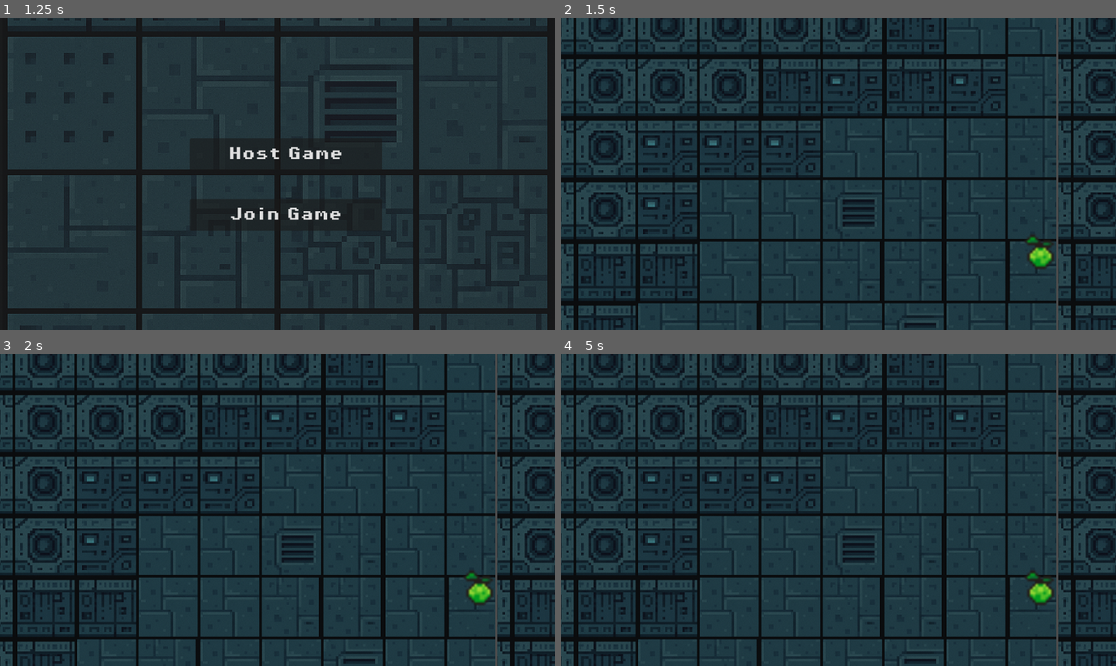
Above: before the commit, frames 1-4 (two rows, left to right).
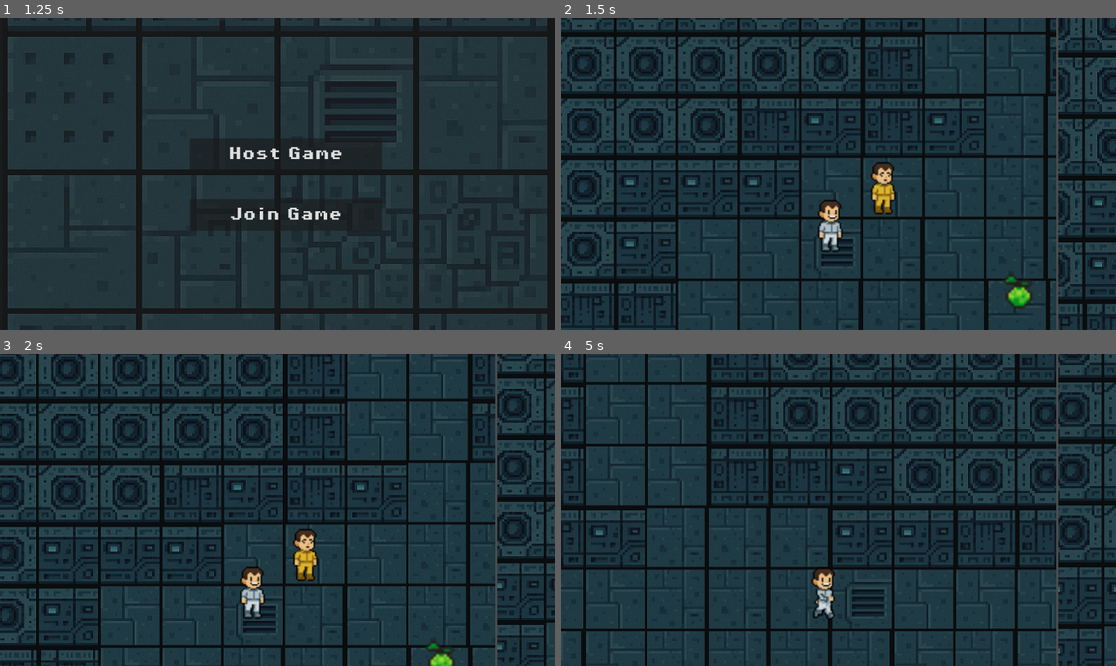
Above: after the commit, the same moments.

Repository: FlavienVa/Kill_The_Mickey
Game: Godot game, scene res://scenes/main_menu.tscn
The game is run twice, just before and just after one commit, with the same random seed, the same clock (stepped at 60 frames per second) and the same inputs.
Inputs:
- Up to frame 1 (1.25 s): tap Enter at 0.5 s; hold D (p1_move_right) from 0.53 s (still down); tap E (interact, bound only before the commit) at 0.6 s; tap W (p1_move_up) at 0.77 s; tap Shift (player2_interact, bound only after the commit) at 0.8 s
- Up to frame 2 (1.5 s): release D (p1_move_right) at 1.25 s; click "Host Game" at 1.25 s
- Up to frame 3 (2 s): no input
- Up to frame 4 (5 s): hold D (p1_move_right) 2.03-2.78 s; tap Shift (player2_interact, bound only after the commit) at 2.1, 3.05, 4.55 s; tap W (p1_move_up) at 2.27, 3.77, 4.52 s; tap E (interact, bound only before the commit) at 2.3, 2.85, 3.8 s; hold A (p1_move_left) 2.78-3.53 s; hold D (p1_move_right) from 3.53 s (still down); tap Q (p1_attack) at 3.6 s; tap / (p2_attack) at 4.35 s

Frame 1 is identical in both runs. In frame 2, 35% of the frame differs, in the area x 0-100%, y 0-100%; in frame 3, 40%; in frame 4, 40%.
Error before the commit: Parse Error: Identifier "deaths" not declared in the current scope. (res://scripts/player.gd:250)

Commit message:
interaction semi-fixed (still wierd with doors and hiding spot)

Diff:
--- a/project.godot
+++ b/project.godot
@@ -18,6 +18,8 @@
 [autoload]
 
 MultiplayerManager="*res://scripts/Multiplayer/multiplayer_manager.gd"
+PlayerManager="*res://scripts/player_manager.gd"
+InteractionManager="*res://scenes/InteractionManager.tscn"
 
 [display]
 
@@ -54,7 +56,7 @@
 "deadzone": 0.2,
 "events": []
 }
-interact={
+player1_interact={
 "deadzone": 0.2,
 "events": [Object(InputEventKey,"resource_local_to_scene":false,"resource_name":"","device":-1,"window_id":0,"alt_press …(192 unchanged characters)…
 ]
@@ -89,6 +91,11 @@
 "events": [Object(InputEventKey,"resource_local_to_scene":false,"resource_name":"","device":-1,"window_id":0,"alt_press …(191 unchanged characters)…
 ]
 }
+player2_interact={
+"deadzone": 0.2,
+"events": [Object(InputEventKey,"resource_local_to_scene":false,"resource_name":"","device":-1,"window_id":0,"alt_pressed":false,"shift_pressed":false,"ctrl_pressed":false,"meta_pressed":false,"pressed":false,"keycode":0,"physical_keycode":4194325,"key_label":0,"unicode":0,"location":0,"echo":false,"script":null)
+]
+}
 
 [rendering]
 
--- a/scenes/game.tscn
+++ b/scenes/game.tscn
@@ -1,7 +1,6 @@
-[gd_scene load_steps=22 format=4 uid="uid://bkfgf4vgexmva"]
+[gd_scene load_steps=21 format=4 uid="uid://bkfgf4vgexmva"]
 
 [ext_resource type="Script" uid="uid://0h6uwl1ghtep" path="res://scripts/game_manager.gd" id="1_iywne"]
-[ext_resource type="PackedScene" uid="uid://bndpgu0c7tlr6" path="res://scenes/player.tscn" id="1_uwrxv"]
 [ext_resource type="Texture2D" uid="uid://bj1qh2bal1t32" path="res://assets/sprites/tilesetSpaceship.png" id="2_p57ef"]
 [ext_resource type="PackedScene" uid="uid://rv0632prr6s5" path="res://scenes/knife.tscn" id="3_lnu2h"]
 [ext_resource type="Texture2D" uid="uid://d0n1gp7rgtmll" path="res://assets/sprites/lavapit.png" id="4_p57ef"]
@@ -10,12 +9,13 @@
 [ext_resource type="PackedScene" uid="uid://bhvw5cvcxc3xb" path="res://scenes/enemy.tscn" id="8_gee14"]
 [ext_resource type="Texture2D" uid="uid://bpokv0lviygyq" path="res://assets/sprites/pixil-frame-0(1).png" id="9_0tnpc"]
 [ext_resource type="PackedScene" uid="uid://owidbxma4otx" path="res://scenes/apple.tscn" id="9_vtaks"]
-[ext_resource type="AudioStream" uid="uid://cthmgabicgty8" path="res://assets/music/Main.wav" id="11_kvpfn"]
+[ext_resource type="AudioStream" uid="uid://iqg3tey1tqkx" path="res://assets/music/Main.wav" id="11_kvpfn"]
 [ext_resource type="PackedScene" uid="uid://bk5iakrpnrpyt" path="res://scenes/doors.tscn" id="13_kvuet"]
 [ext_resource type="PackedScene" uid="uid://cfm5nyb3t8ahb" path="res://scenes/crowbar.tscn" id="14_trtic"]
 [ext_resource type="PackedScene" uid="uid://dls2xqjfcxx86" path="res://scenes/hammer.tscn" id="15_ssvqc"]
 [ext_resource type="PackedScene" uid="uid://cumm6dxprl30w" path="res://scenes/baton.tscn" id="16_264po"]
 [ext_resource type="PackedScene" uid="uid://brfu4jmxlth7m" path="res://scenes/axe.tscn" id="17_1kice"]
+[ext_resource type="PackedScene" uid="uid://bndpgu0c7tlr6" path="res://scenes/player.tscn" id="17_rysoc"]
 [ext_resource type="PackedScene" uid="uid://coimyhssbkv7n" path="res://scenes/wrench.tscn" id="18_5newe"]
 
 [sub_resource type="TileSetAtlasSource" id="TileSetAtlasSource_u5sy4"]
@@ -130,7 +130,7 @@
 position = Vector2(1269, -367)
 
 [node name="HidingSpot" parent="." instance=ExtResource("8_dinhu")]
-position = Vector2(3092, 73)
+position = Vector2(2730, 31)
 
 [node name="Enemy" parent="." instance=ExtResource("8_gee14")]
 position = Vector2(5606, -368)
@@ -185,5 +185,7 @@
 [node name="wrench" parent="." instance=ExtResource("18_5newe")]
 position = Vector2(7866, -2026)
 
-[connection signal="pressed" from="MultiplayerHUB/Panel/VBoxContainer/HostGame" to="GameManager" method="become_host"]
-[connection signal="pressed" from="MultiplayerHUB/Panel/VBoxContainer/JoinGame" to="GameManager" method="join_game"]
+[node name="Player2" parent="." instance=ExtResource("17_rysoc")]
+position = Vector2(384, -459)
+
+[node name="Player1" parent="." instance=ExtResource("17_rysoc")]
--- a/scripts/door.gd
+++ b/scripts/door.gd
@@ -22,7 +22,8 @@
 	interaction_area.interact = Callable(self, "_open")
 
 func _open():
-	if InteractionManager.player and not is_destroyed:
+	var player = interaction_area.current_player
+	if player and not is_destroyed:
 		if not is_open and player.has_method("is_smart") and player.is_smart():
 			# Open the door
 			is_open = true
--- a/scripts/game_manager.gd
+++ b/scripts/game_manager.gd
@@ -1,6 +1,6 @@
 extends Node
 
-@onready var label = $GridContainer/SubViewportContainer/SubViewport/Camera2D/DeathCounterLabel
+#@onready var label = $GridContainer/SubViewportContainer/SubViewport/Camera2D/DeathCounterLabel
 
 
 
--- a/scripts/hiding_spot.gd
+++ b/scripts/hiding_spot.gd
@@ -3,7 +3,6 @@
 @onready var interaction_area = $"Interaction Area"
 @onready var sprite = $AnimatedSprite2D
 @onready var hide_timer = $HideTimer
-@onready var player = get_tree().get_first_node_in_group("player")
 
 
 var is_hiding := false
@@ -16,14 +15,15 @@
 	hide_timer.timeout.connect(_on_hide_timer_timeout)
 
 func _hide():
-	if InteractionManager.player and player.has_method("is_shy") and player.is_shy():
+	var player = interaction_area.current_player
+	if player and player.has_method("is_shy") and player.is_shy():
 		if not is_hiding:
 			# Start hiding
 			is_hiding = true
 
 			# Hide the player
-			InteractionManager.playerSprite.visible = false
-			InteractionManager.player.set_physics_process(false)
+			#InteractionManager.playerSprite.visible = false
+			player.set_physics_process(false)
 
 			# Start the hide timer
 			hide_timer.start()
@@ -32,10 +32,11 @@
 			_unhide_player()
 
 func _unhide_player():
-	if InteractionManager.player:
+	var player = interaction_area.current_player
+	if player:
 		# Show the player again
-		InteractionManager.playerSprite.visible = true
-		InteractionManager.player.set_physics_process(true)
+		#InteractionManager.playerSprite.visible = true
+		player.set_physics_process(true)
 		is_hiding = false
 		hide_timer.stop()
 
--- a/scripts/interaction_area.gd
+++ b/scripts/interaction_area.gd
@@ -3,11 +3,14 @@
 
 @export var action_name: String = "interact"
 var interact: Callable = func(): pass
+var current_player: Node2D
 
 func _on_body_entered(body):
 	if body.is_in_group("player"):
 		InteractionManager.register_area(self, body)
+		current_player = body
 
 func _on_body_exited(body):
 	if body.is_in_group("player"):
 		InteractionManager.unregister_area(self, body)
+		current_player = null
--- a/scripts/interaction_manager.gd
+++ b/scripts/interaction_manager.gd
@@ -51,15 +51,15 @@
 
 	# Display label for the closest interaction
 	if closest_area and closest_player:
-		print("label show")
+		#print("label show")
 		label.text = base_text + closest_area.action_name
 		label.global_position = closest_area.global_position
-		print(label.global_position)
+		#print(label.global_position)
 		label.global_position.y -= 100
 		label.global_position.x -= label.size.x / 2
 		label.show()
 	else:
-		print("label hide")
+		#print("label hide")
 		label.hide()
 
 func _sort_by_distance_to_player(area1, area2, player):
@@ -68,6 +68,7 @@
 	return area1_to_player < area2_to_player
 
 func handle_player_interaction(player: Node):
+	print("handle player interaction called")
 	if not player_can_interact.get(player, true):
 		return
 
--- a/scripts/knife.gd
+++ b/scripts/knife.gd
@@ -14,6 +14,6 @@
 
 
 func _collect_object():
-	InteractionManager.player.has_knife = true
-	_pickup(InteractionManager.player)
+	interaction_area.current_player.has_knife = true
+	_pickup(interaction_area.current_player)
 	queue_free()
--- a/scripts/player.gd
+++ b/scripts/player.gd
@@ -22,6 +22,8 @@
 var weapon_target_rotation: float = 0.0
 var weapon_rotation_speed: float = 20.0  # Increase for faster transition
 
+var deaths = 0
+var fluid_left = 4
 
 @onready var _animated_sprite := $AnimatedSprite2D
 
@@ -50,6 +52,12 @@
 	initial_position = position
 	# Add the player to the "player" group
 	add_to_group("player")
+	if name == "Player1":
+		PlayerManager.register_player(self, 1)
+	else:
+		PlayerManager.register_player(self, 2)
+
+
 	# Load a random variant at startup OVERRIDE WHEN CHARACTER CREATION IS IMPLEMENTED
 	randomize()
 	set_sprite_variant(variant_keys[randi() % variant_keys.size()])
@@ -59,8 +67,9 @@
 		var diff = weapon_target_rotation - current_weapon.rotation_degrees
 		current_weapon.rotation_degrees += diff * delta * weapon_rotation_speed
 	# Placing traps
-	if Input.is_action_just_pressed("place trap") and can_place_trap and current_variant == "happy" and traps_remaining > 0:
-		place_trap()
+	#if Input.is_action_just_pressed("place trap") and can_place_trap and current_variant == "happy" and traps_remaining > 0:
+		#pass
+		#place_trap()
 
 
 
@@ -306,6 +315,10 @@
 var can_place_trap := true
 var traps_remaining := 5
 
+func _unhandled_input(event):
+	if event.is_action_pressed("player1_interact" if name == "Player1" else "player2_interact"):
+		InteractionManager.handle_player_interaction(self)
+
 func place_trap():
 	var trap = trap_scene.instantiate()
 	trap.global_position = global_position
--- /dev/null
+++ b/scripts/player_manager.gd
@@ -0,0 +1,17 @@
+extends Node
+
+var player1: Node2D
+var player2: Node2D
+
+func register_player(player: Node2D, player_number: int):
+	if player_number == 1:
+		player1 = player
+	elif player_number == 2:
+		player2 = player
+
+func get_player_by_name(player_name: String) -> Node2D:
+	if player_name == "Player1":
+		return player1
+	elif player_name == "Player2":
+		return player2
+	return null
Not shown, changed: assets/music/Main.wav.import
Not shown: 1 places in player/variants/angry.tres that only renumber resources
Not shown: 1 places in player/variants/happy.tres that only renumber resources
Not shown: 1 places in player/variants/shy.tres that only renumber resources
Not shown: 1 places in player/variants/smart.tres that only renumber resources
Not shown, added: scripts/player_manager.gd.uid
